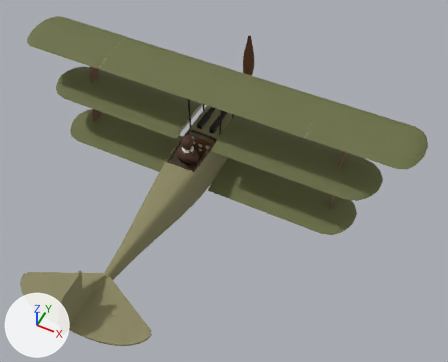
Before and after pictures for a commit that changed the glTF model public/models/fokker_dri.glb.
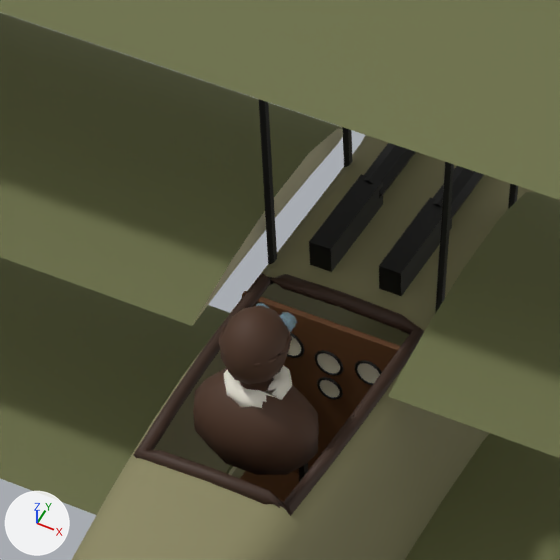
Old and new are each drawn whole from a 50 mm lens placed at (3.81, -7.16, 7.93), pointed at (0.7, -0.94, 0.15) and again close up on the part from 32% to 54% of the width and 23% to 50% of the height. Every picture has the same lights, and +X, +Y and +Z are marked at lower left. The older version's two pictures come first. Where no turn or scale is listed for an object, it has been applied to the vertices. Vertices at exactly the same position are counted once.

Script lines for the objects in view, before the commit:
```python
ob_gauge_alt = bpy.data.objects.new('Gauge_Alt', me_gauge_alt)
ob_gauge_alt.location = (0.0, -0.463, 0.249)
ob_gauge_compass = bpy.data.objects.new('Gauge_Compass', me_gauge_compass)
ob_gauge_compass.location = (0.0, -0.463, 0.139)
ob_gauge_rpm = bpy.data.objects.new('Gauge_RPM', me_gauge_rpm)
ob_gauge_rpm.location = (-0.14, -0.463, 0.269)
ob_gauge_speed = bpy.data.objects.new('Gauge_Speed', me_gauge_speed)
ob_gauge_speed.location = (0.14, -0.463, 0.269)
ob_pilot_figure = bpy.data.objects.new('Pilot_Figure', me_pilot_figure)
ob_pilot_figure.location = (0.0, 0.0, 0.0)
ob_wing_lower_r = bpy.data.objects.new('Wing_Lower_R', me_wing_lower_r)
ob_wing_lower_r.location = (0.0, 0.0, 0.0)
ob_wing_middle_l = bpy.data.objects.new('Wing_Middle_L', me_wing_middle_l)
ob_wing_middle_l.location = (0.0, 0.0, 0.0)
# also in view: 'Wing_Lower_L' at (-1.6, -0.35, -0.34); 'Wing_Upper_R' at (1.8, -0.05, 1.37); 'CockpitInterior' at (0.0, -0.75, 0.04); 'Wing_Middle_R' at (1.72, -0.2, 0.51); 'Guns' at (0.0, 0.31, 0.49)
```
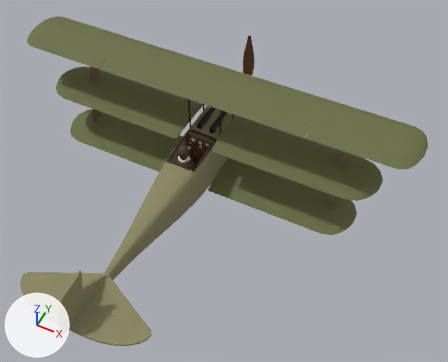
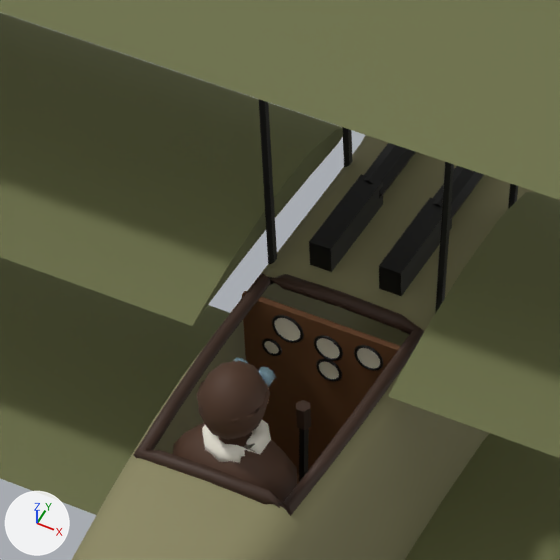
The change in detail:
me_wing_middle_l has 120 vertices, 236 faces and spans x -3.12..-0.33, y -0.7..0.3, z 0.46..0.57.
me_wing_middle_l is used by ob_wing_middle_l; location (0.0, 0.0, 0.0).
me_wing_middle_l part 1: 28 faces spanning x -3.12..-0.33, y -0.7..0.3, z 0.46..0.57 switch from mat_livery_wingbottom (beige #c9c2a0) to mat_livery_wingtop (dark yellow #6b6f45).
me_pilot_figure is used by ob_pilot_figure; location (0.0, 0.0, 0.0).
me_pilot_figure had 304 vertices, 588 faces and spanned x -0.205..0.205, y -1.04..-0.76, z 0.235..0.825.
me_pilot_figure now has 304 vertices, 588 faces and spans x -0.205..0.205, y -1.18..-0.9, z 0.135..0.725.
me_pilot_figure part 2: the whole mesh is moved by (0.0, -0.14, -0.1).
Object 'Gauge_Alt' (ob_gauge_alt) moves from (0.0, -0.463, 0.249) to (0.0, -0.463, 0.314).
Object 'Gauge_Compass' (ob_gauge_compass) moves from (0.0, -0.463, 0.139) to (0.0, -0.463, 0.219).
Object 'Gauge_RPM' (ob_gauge_rpm) moves from (-0.14, -0.463, 0.269) to (-0.14, -0.463, 0.334).
Object 'Gauge_Speed' (ob_gauge_speed) moves from (0.14, -0.463, 0.269) to (0.14, -0.463, 0.334).

Changed parts and their boxes (x1, y1, x2, y2) in the close-ups (560 x 560 px):
'Pilot_Figure', moved
    before: (193, 303, 319, 475)
    after: (173, 358, 297, 502)
'Gauge_Alt', moved
    before: (317, 353, 340, 373)
    after: (317, 338, 340, 358)
'Gauge_Speed', moved
    before: (357, 363, 380, 383)
    after: (357, 348, 380, 368)
'Gauge_RPM', moved
    before: (288, 336, 301, 356)
    after: (275, 318, 300, 341)
'Gauge_Compass', moved
    before: (320, 380, 340, 397)
    after: (319, 362, 339, 379)
part 1 of me_wing_middle_l, recoloured
    both: (194, 129, 343, 323)
